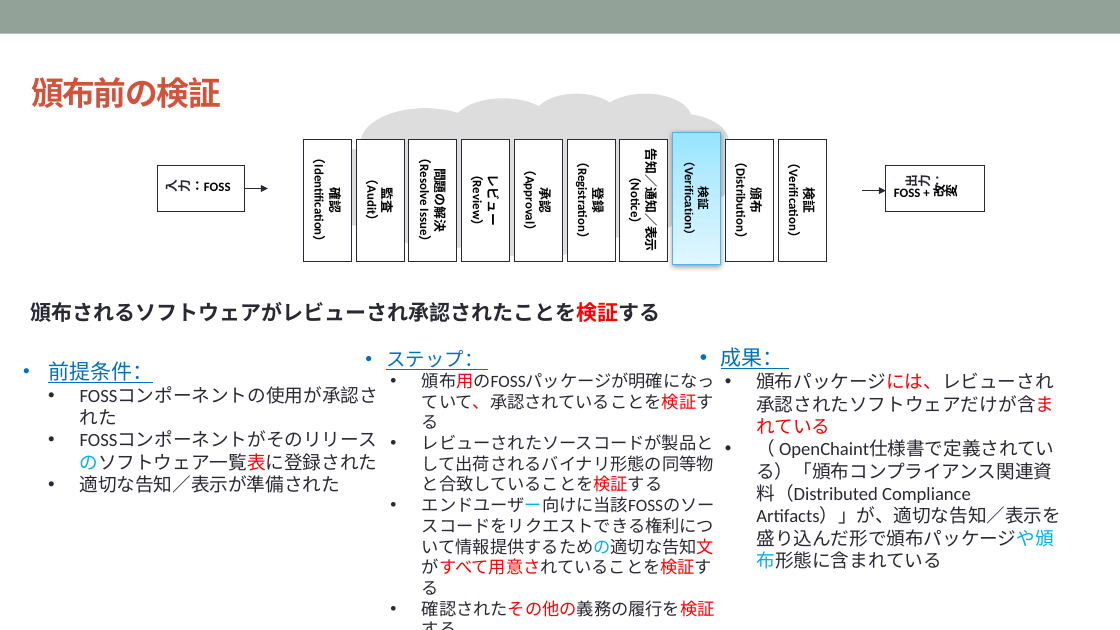
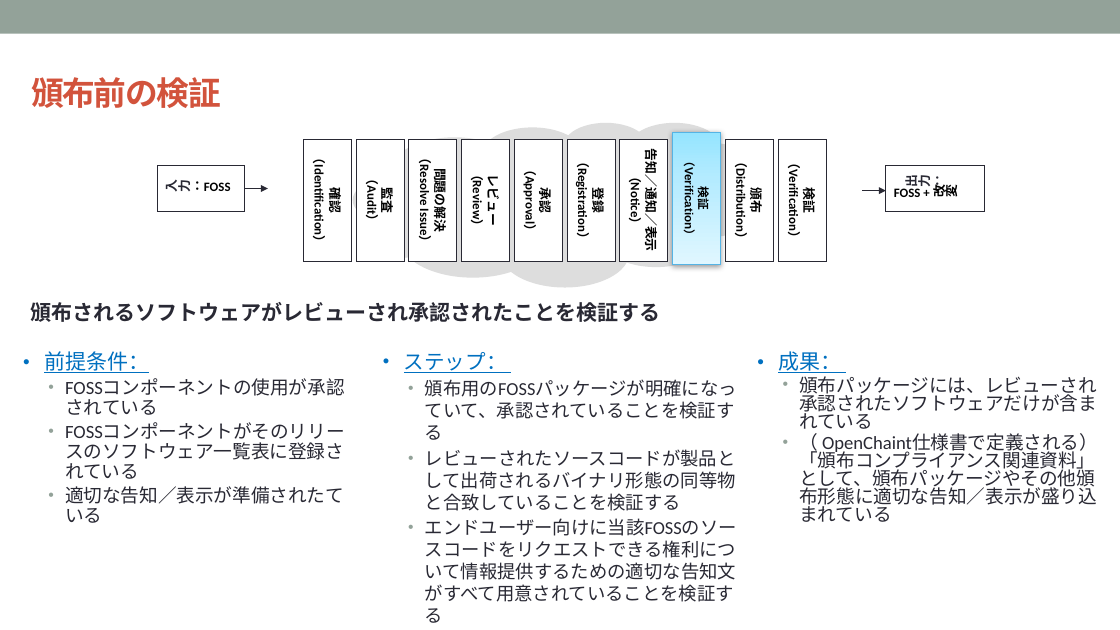
Before and after one commit to OpenChain-Project/Curriculum-Translation-JP, a slide deck: slide 62 of RC/openchain-curriculum-release-2-jp_rc1.0.pptx. Drawn at 1120x630 pixels with LibreOffice and Linux fonts; fonts in the diff are those of the drawing; background and template pictures are left out. Boxes give left, top, right and bottom in pixels: in the first picture for what was removed or moved away, otherwise in the second. Text is boxed around its words. In the diff, an @@ line names an element or a change of style, - is before the commit and + after.

Commit message:
Preparing RC version( page62/75 done)

```diff
--- a/RC/openchain-curriculum-release-2-jp_rc1.0.pptx
+++ b/RC/openchain-curriculum-release-2-jp_rc1.0.pptx
@@ thought cloud: place and size @@
-thought cloud at bbox=[323, 93, 738, 258]
+thought cloud at bbox=[353, 123, 767, 287]
@@ text "頒布されるソフトウェアがレビューされ承認されたことを検証する" at bbox=[31, 302, 661, 322]: text colour #FF0000 to #292934 in "頒布されるソフトウェアがレビューされ承認されたことを検証する" @@
@@ text "前提条件：": place and size @@
-text "前提条件：" at bbox=[48, 361, 340, 493]
+text "前提条件：" at bbox=[44, 351, 344, 523]
@@ text at bbox=[44, 351, 149, 373]: indent changed; line spacing 1.5 to 0.9 @@
@@ text "ステップ：": place and size @@
-text "ステップ：" at bbox=[386, 350, 715, 617]
+text "ステップ：" at bbox=[404, 352, 737, 602]
@@ text at bbox=[404, 352, 737, 541]: size 16.6 to 17.6 pt in "ステップ："; size 14.8 to 15.7 pt, text colour #FF0000 to #292934 in "頒布用のFOSSパッケージが明確になっていて、承認されていることを検証する", "レビューされたソースコードが製品として出荷されるバイナリ形態の同等物と合致していることを検証する", "エンドユーザー向けに当該FOSSのソースコードをリクエストできる権利について情報提供するための適切な告知文がすべて用意さ ..."; text colour #00B0F0 to #292934 in "エンドユーザー向けに当該FOSSのソースコードをリクエストできる権利について情報提供するための適切な告知文がすべて用意さ ..."; line spacing 0.8 to 0.9; list level 1 to 2 in "頒布用のFOSSパッケージが明確になっていて、承認されていることを検証する"; list level 1 to 2 in "レビューされたソースコードが製品として出荷されるバイナリ形態の同等物と合致していることを検証する"; list level 1 to 2 in "エンドユーザー向けに当該FOSSのソースコードをリクエストできる権利について情報提供するための適切な告知文がすべて用意さ ..." @@
@@ text "成果：": place and size @@
-text "成果：" at bbox=[721, 347, 1061, 569]
+text "成果：" at bbox=[778, 351, 1098, 522]
@@ text at bbox=[778, 351, 1097, 429]: text colour #FF0000 to #292934 in "頒布パッケージには、レビューされ承認されたソフトウェアだけが含まれている"; list level 1 to 2 in "頒布パッケージには、レビューされ承認されたソフトウェアだけが含まれている"; line spacing 1 to 0.8 @@
@@ text at bbox=[799, 434, 1098, 522]: text changed @@
-• （ OpenChaint仕様書で定義されている）「頒布コンプライアンス関連資料（Distributed Compliance Artifacts）」が、適切な告知／表示を盛り込んだ形で頒布パッケージや頒布形態に含まれている
+  • （ OpenChaint仕様書で定義される）「頒布コンプライアンス関連資料」として、頒布パッケージやその他頒布形態に適切な告知／表示が盛り込まれている
@@ text at bbox=[65, 486, 344, 523]: text changed @@
-• FOSSコンポーネントの使用が承認された
-• FOSSコンポーネントがそのリリースのソフトウェア一覧表に登録された
-• 適切な告知／表示が準備された
+  • FOSSコンポーネントの使用が承認されている
+  • FOSSコンポーネントがそのリリースのソフトウェア一覧表に登録されている
+  • 適切な告知／表示が準備されたている
@@ text at bbox=[425, 584, 734, 602]: text changed; size 14.8 to 15.7 pt @@
-• 確認されたその他の義務の履行を検証する
+  • 確認されたその他義務の履行を検証する
```
Also in this commit, not shown: 10 other slides changed.
